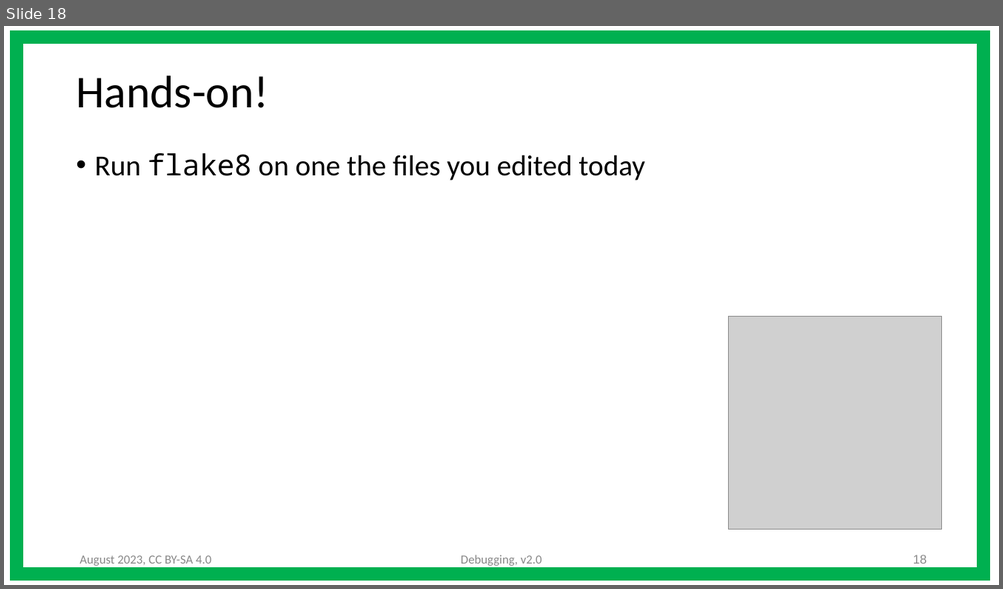
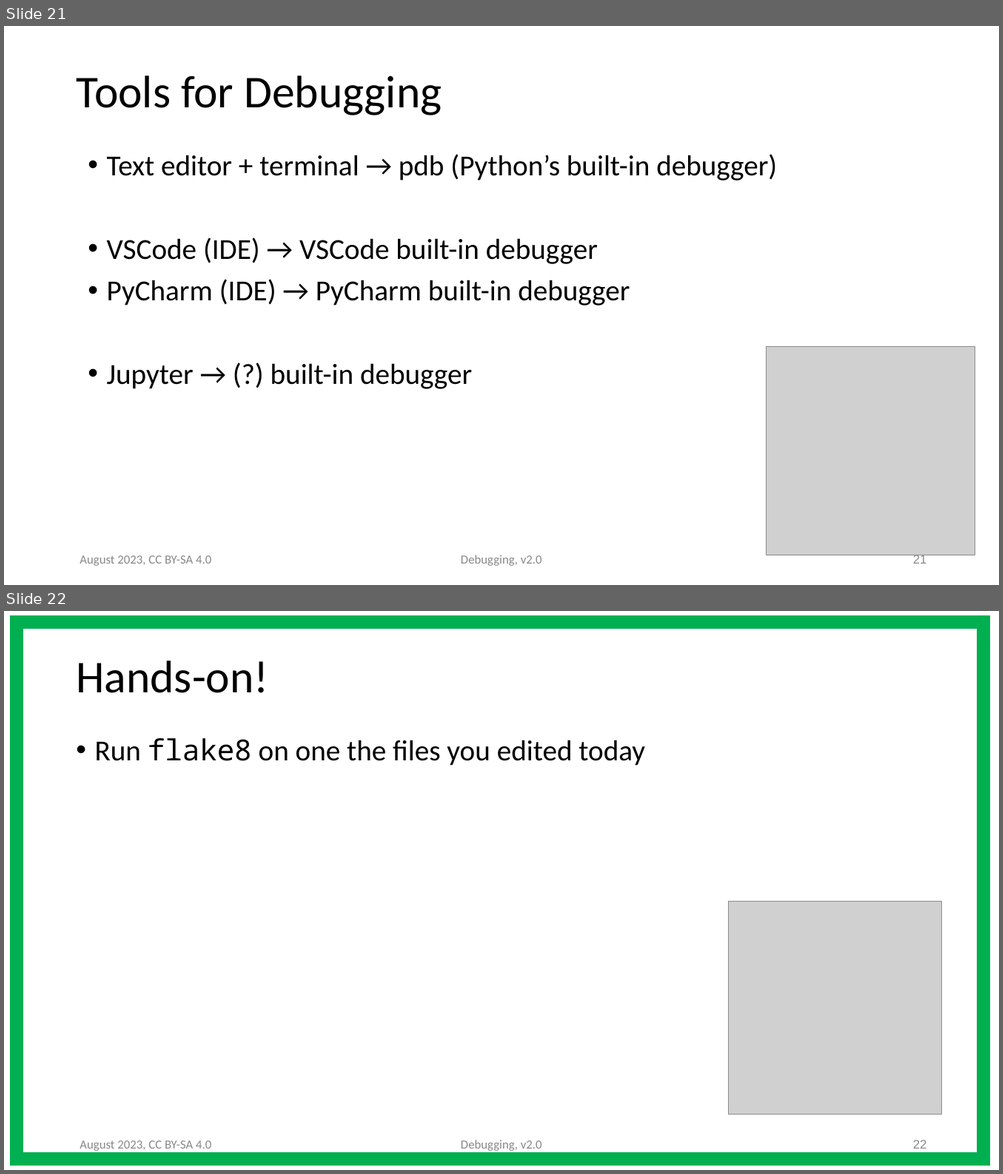
Before and after one commit to ASPP/testing_debugging_profiling, a slide deck: debugging.pptx. Shown one above the other, each under a label of ours: slide 18 before the commit, slides 21 and 22 after it. The pictures are 1003x589 and 1003x1174 pixels, drawn with LibreOffice and Linux fonts; fonts in the diff are those of the drawing; grey boxes stand for pictures. Boxes give left, top, right and bottom in pixels: in the first picture for what was removed or moved away, otherwise in the second. Text is boxed around its words. In the diff, an @@ line names an element or a change of style, - is before the commit and + after.

```diff
--- a/debugging.pptx
+++ b/debugging.pptx
@@ slide 21 added at <box>4,26,999,585</box>, background #FFFFFF @@
@@ title added at <box>76,76,441,116</box>, 44 pt, text #000000 @@
+Tools for Debugging
@@ text added at <box>107,154,777,389</box>, 28 pt, text #000000 @@
+• Text editor + terminal → pdb (Python’s built-in debugger)
+• VSCode (IDE) → VSCode built-in debugger
+• PyCharm (IDE) → PyCharm built-in debugger
+• Jupyter → (?) built-in debugger
@@ picture added at <box>766,347,976,556</box> @@
@@ text added at <box>79,556,211,566</box>, 12 pt, text #888888 @@
+August 2023, CC BY-SA 4.0
@@ text added at <box>461,555,542,566</box>, 12 pt, text #888888 @@
+Debugging, v2.0
@@ page number added at <box>913,554,927,564</box>, 12 pt, text #888888 @@
+21
@@ what was slide 18 is now slide 22 @@
@@ page number at <box>913,1140,927,1149</box>: text changed @@
-18
+22
```
Also in this commit, not shown: 1 slide changed, 3 other slides added, 14 other files.
